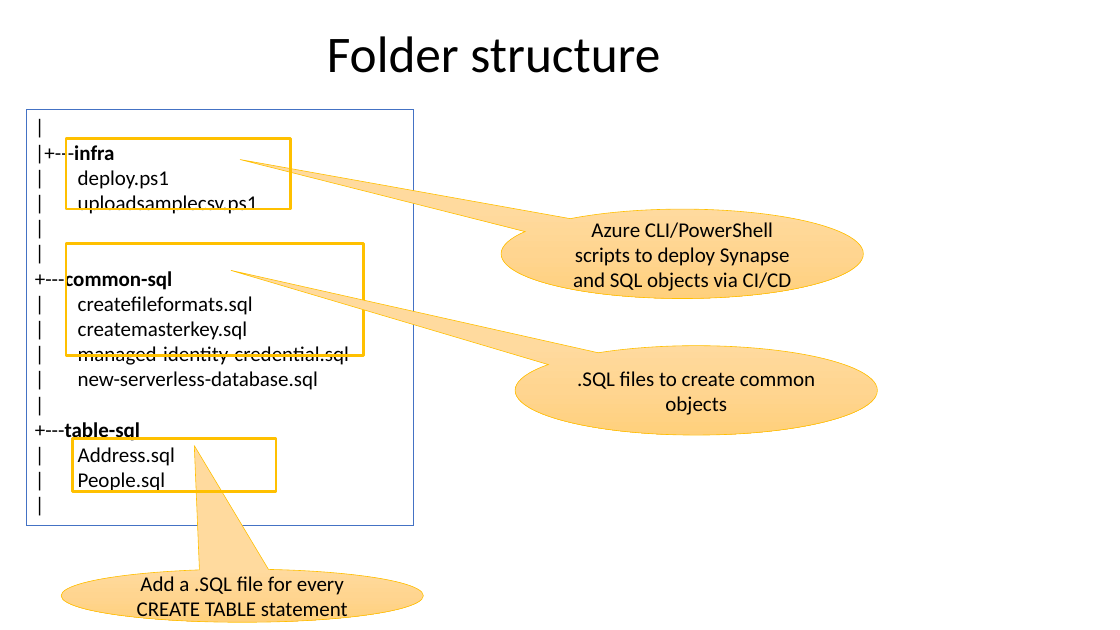
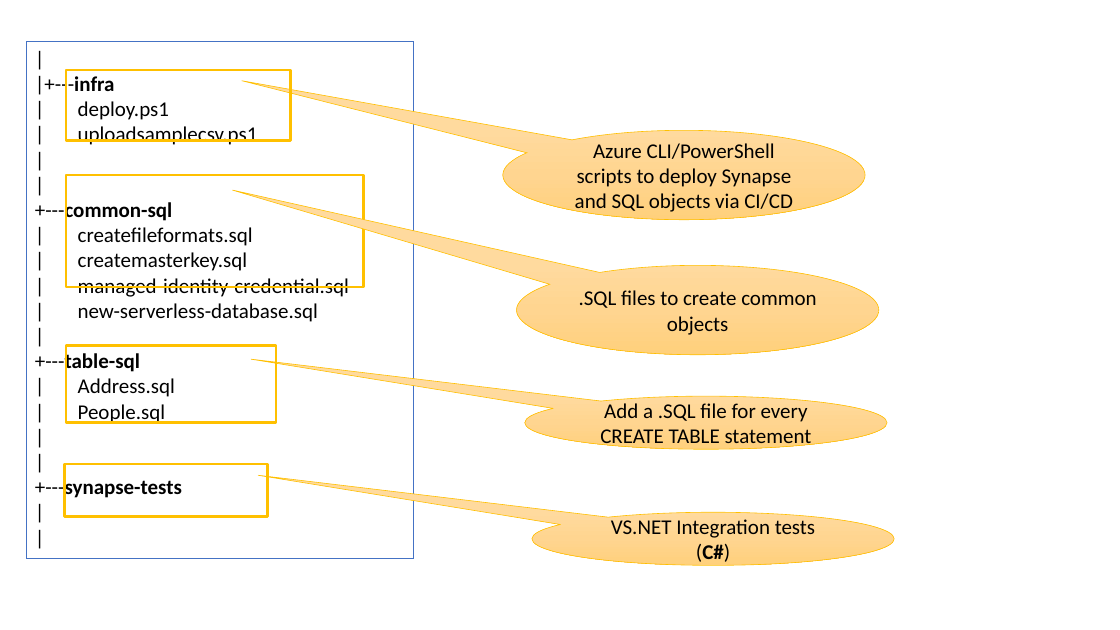
Before and after one commit to sdg002/AzureTrials, a slide deck: slide 23 of synapse-sqlviews-integrationtesting/docs/Synapse-Presentation1.pptx. Drawn at 1120x630 pixels with LibreOffice and Linux fonts; fonts in the diff are those of the drawing. Boxes give left, top, right and bottom in pixels: in the first picture for what was removed or moved away, otherwise in the second. Text is boxed around its words. In the diff, an @@ line names an element or a change of style, - is before the commit and + after.

```diff
--- a/synapse-sqlviews-integrationtesting/docs/Synapse-Presentation1.pptx
+++ b/synapse-sqlviews-integrationtesting/docs/Synapse-Presentation1.pptx
@@ rectangle "|": place and size @@
-rectangle "|" at box(27, 110, 414, 526)
+rectangle "|" at box(27, 41, 414, 559)
@@ text removed at box(327, 36, 660, 73) @@
-Folder structure
@@ rectangle: place and size @@
-rectangle at box(66, 139, 291, 209)
+rectangle at box(66, 70, 291, 140)
@@ speech bubble "Azure CLI/PowerShell scripts to deploy ...": place and size @@
-speech bubble "Azure CLI/PowerShell scripts to deploy ..." at box(502, 209, 864, 298)
+speech bubble "Azure CLI/PowerShell scripts to deploy ..." at box(503, 130, 865, 219)
@@ rectangle: place and size @@
-rectangle at box(66, 244, 363, 355)
+rectangle at box(66, 175, 363, 287)
@@ speech bubble ".SQL files to create common ...": place and size @@
-speech bubble ".SQL files to create common ..." at box(515, 346, 877, 435)
+speech bubble ".SQL files to create common ..." at box(517, 266, 879, 355)
@@ rectangle: place and size @@
-rectangle at box(73, 439, 276, 492)
+rectangle at box(66, 346, 276, 423)
@@ speech bubble "Add a .SQL file for ...": place and size @@
-speech bubble "Add a .SQL file for ..." at box(61, 570, 423, 623)
+speech bubble "Add a .SQL file for ..." at box(525, 397, 887, 450)
@@ speech bubble "Add a .SQL file for ..." at box(525, 397, 887, 450): proportions changed @@
@@ text in rectangle at box(35, 477, 182, 501): paragraphs added @@
+|
++---synapse-tests
+|
+|
@@ rectangle added at box(65, 464, 268, 517), outline #FFC000 2.25 pt @@
@@ speech bubble added at box(532, 513, 894, 565), fill gradient #FFDB9E to #FFD590 to #FFD07C, outline #FFC000 0.5 pt, 18 pt, text #000000 @@
+VS.NET Integration tests (C#)
```
Also in this commit, not shown: 1 other slide changed, 2 other files.
